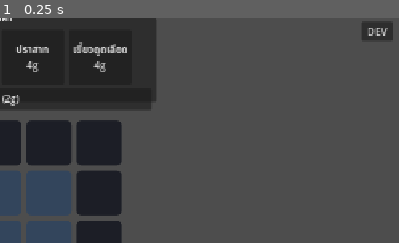
Above: before the commit, frame 1.
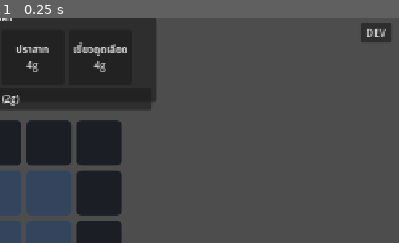
Above: after the commit, the same moment.

Repository: lnwextra2/9-Kings-at-home
Game: Godot game, scene res://scenes/main.tscn
The game is run twice, just before and just after one commit, with the same random seed, the same clock (stepped at 60 frames per second) and the same inputs.
Inputs:
- Up to frame 1 (0.25 s): no input
The pictures show only the part of the screen within x 50-100%, y 0-50%; the shares and areas given below are measured in that part.

The runs differ from the first frame. In frame 1, 0.1% of the frame differs, in the area x 90-99%, y 2-11%.

Commit message:
fix: buff structures repeat their action level times (not value x level)
Design: a buff structure performs its base action once per level, re-rolling
targets each time — so a Lv3 farm gives +1 count to a RANDOM neighbor soldier
3 times (can spread across several soldiers), not +3 to one target at once.

TurnResolver._fire now loops procs = level (when scales_with_level); each proc
applies e.value (no x level) and is its own burst (rapid succession); MODIFY_STAT
re-resolves targets per proc so RANDOM_NEIGHBOR spreads. Net totals unchanged
(farm Lv3 still +3 count total; market Lv3 still +9g total) but presented as
repeated procs. _apply_stat drops the mult param.

Verified: Lv3 farm with 2 adjacent soldiers -> 3 events (burst 0/1/2), +1 each,
distributed 2+1 across the soldiers, total +3.

Co-Authored-By: Claude Opus 4.8 <noreply@anthropic.com>

Diff:
--- a/new-game-project/core/turn_resolver.gd
+++ b/new-game-project/core/turn_resolver.gd
@@ -20,26 +20,28 @@
 
 static func _fire(state: GameState, idx: int, e: EffectData, burst: Array) -> void:
     var source: Dictionary = state.board[idx]
-    var mult: int = int(source.level) if e.scales_with_level else 1
-    match e.action:
-        EffectData.Action.GRANT_GOLD:
-            var g: int = int(e.value * mult)           # ตลาด: +value × level
-            state.gold += g
-            state.gold_earned += g
-            state.buff_events.append({"slot": idx, "kind": &"gold", "amount": g, "burst": burst[0]})
-            burst[0] += 1
-        EffectData.Action.MODIFY_STAT:
-            var slots: Array = _target_slots(state, idx, e)
-            if slots.is_empty():
-                return                                 # ไม่มีเป้า → ไม่กินลำดับ
-            for s in slots:
-                _apply_stat(state.board[s], e, mult)   # ฟาร์ม: +count ให้เพื่อนบ้าน ฯลฯ
-                var shown: float = e.value if e.is_percent else e.value * mult
-                state.buff_events.append({
-                    "slot": s, "kind": &"stat", "stat": e.stat_name,
-                    "amount": shown, "is_percent": e.is_percent, "burst": burst[0],
-                })
-            burst[0] += 1                              # ทุกเป้าของ effect นี้ = burst เดียว (เด้งพร้อมกัน)
+    # สิ่งก่อสร้างสายบัฟ = "ทำงานเดิมซ้ำ level ครั้ง" (ไม่ใช่คูณค่าทีเดียว)
+    # → ฟาร์ม Lv3 = +1 count สุ่มเพื่อนบ้าน 3 ครั้ง (กระจายโดนหลายตัวได้), ตลาด Lv3 = +3g สามครั้ง
+    var procs: int = int(source.level) if e.scales_with_level else 1
+    for _p in procs:
+        match e.action:
+            EffectData.Action.GRANT_GOLD:
+                var g: int = int(e.value)              # ต่อครั้ง = value (level = จำนวนครั้ง)
+                state.gold += g
+                state.gold_earned += g
+                state.buff_events.append({"slot": idx, "kind": &"gold", "amount": g, "burst": burst[0]})
+                burst[0] += 1
+            EffectData.Action.MODIFY_STAT:
+                var slots: Array = _target_slots(state, idx, e)   # re-roll ทุกครั้ง → สุ่มกระจาย
+                if slots.is_empty():
+                    continue                           # ครั้งนี้ไม่มีเป้า → ข้าม (ไม่กินลำดับ)
+                for s in slots:
+                    _apply_stat(state.board[s], e)     # ต่อครั้ง = value (ไม่คูณ level)
+                    state.buff_events.append({
+                        "slot": s, "kind": &"stat", "stat": e.stat_name,
+                        "amount": e.value, "is_percent": e.is_percent, "burst": burst[0],
+                    })
+                burst[0] += 1                          # เป้าของครั้งนี้ = burst เดียว (หมู่=พร้อมกัน), ครั้งถัดไป=burst ใหม่ (รัวๆ)
 
 
 ## target → รายการ "slot index" ที่โดนผล (คืน index เพื่อให้ view เด้งเลขถูกช่อง)
@@ -71,8 +73,8 @@
     return out
 
 
-static func _apply_stat(card: Dictionary, e: EffectData, mult: int) -> void:
+static func _apply_stat(card: Dictionary, e: EffectData) -> void:
     if e.is_percent:
-        Stats.apply_pct(card, e.stat_name, e.value)    # % ปกติไม่คูณ level (ทบต้นทุกเทิร์นเอง)
+        Stats.apply_pct(card, e.stat_name, e.value)    # ทบต้น (ซ้ำหลายครั้ง = compound)
     else:
-        Stats.apply_flat(card, e.stat_name, e.value * mult)
+        Stats.apply_flat(card, e.stat_name, e.value)   # +value ต่อครั้ง
--- a/new-game-project/scenes/main.tscn
+++ b/new-game-project/scenes/main.tscn
@@ -40,6 +40,8 @@
 
 [node name="ShopView" parent="Planning" unique_id=1721216757 instance=ExtResource("6")]
 anchors_preset = 5
+offset_top = 0.0
+offset_bottom = 134.0
 
 [node name="FightButton" type="Button" parent="Planning" unique_id=1488184177]
 layout_mode = 1
@@ -84,10 +86,10 @@
 anchors_preset = 1
 anchor_left = 1.0
 anchor_right = 1.0
-offset_left = -60.0
-offset_top = 6.0
-offset_right = -10.0
-offset_bottom = 30.0
+offset_left = -62.0
+offset_top = 8.0
+offset_right = -12.0
+offset_bottom = 39.0
 grow_horizontal = 0
 text = "DEV"
 
@@ -98,6 +100,11 @@
 [node name="DebugView" parent="." unique_id=699110700 instance=ExtResource("8")]
 visible = false
 anchors_preset = 11
+offset_left = -80.0
+offset_top = 40.0
+offset_right = -80.0
+offset_bottom = 40.0
+grow_vertical = 2
 
 [node name="ResultOverlay" type="Control" parent="." unique_id=232247375]
 visible = false
